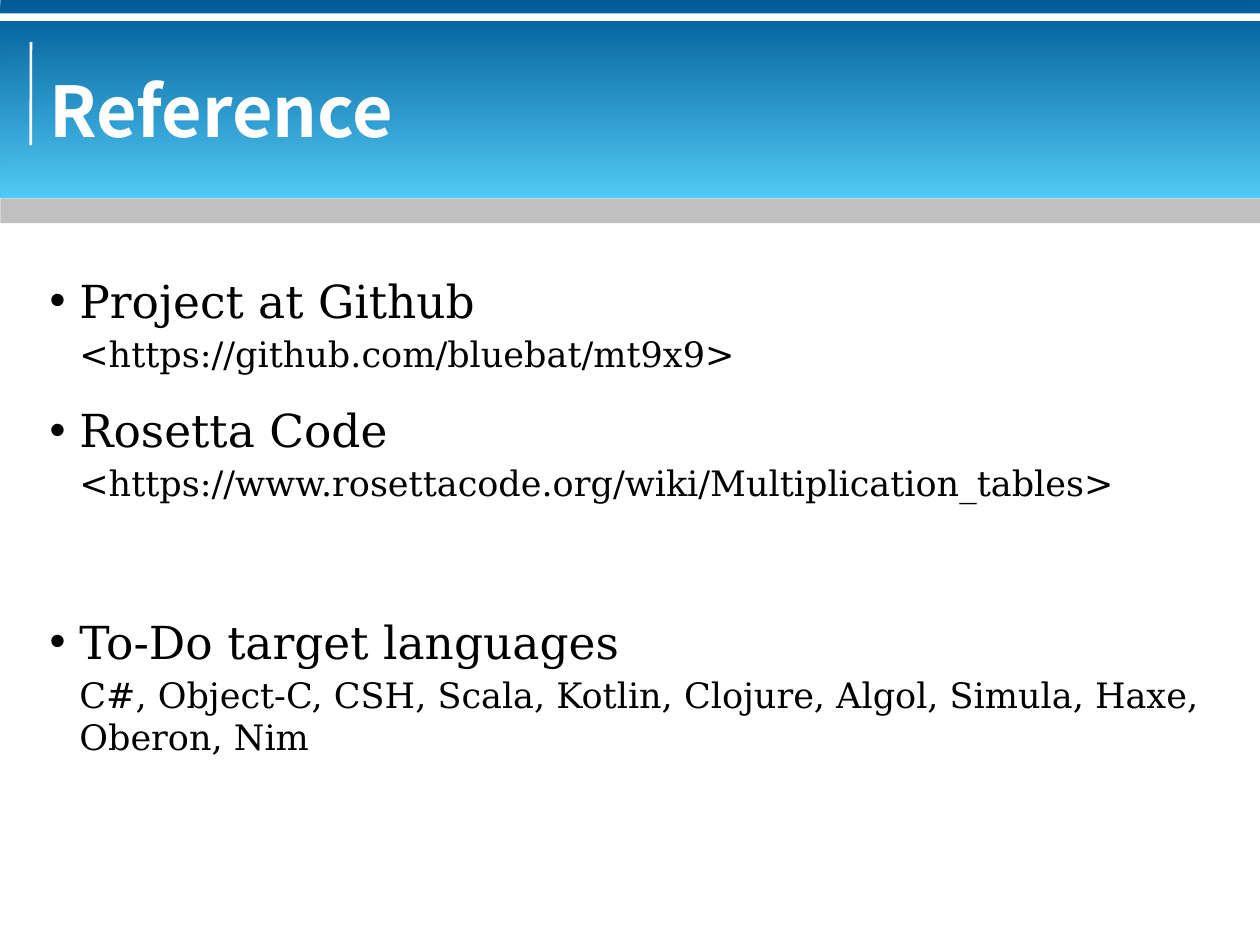
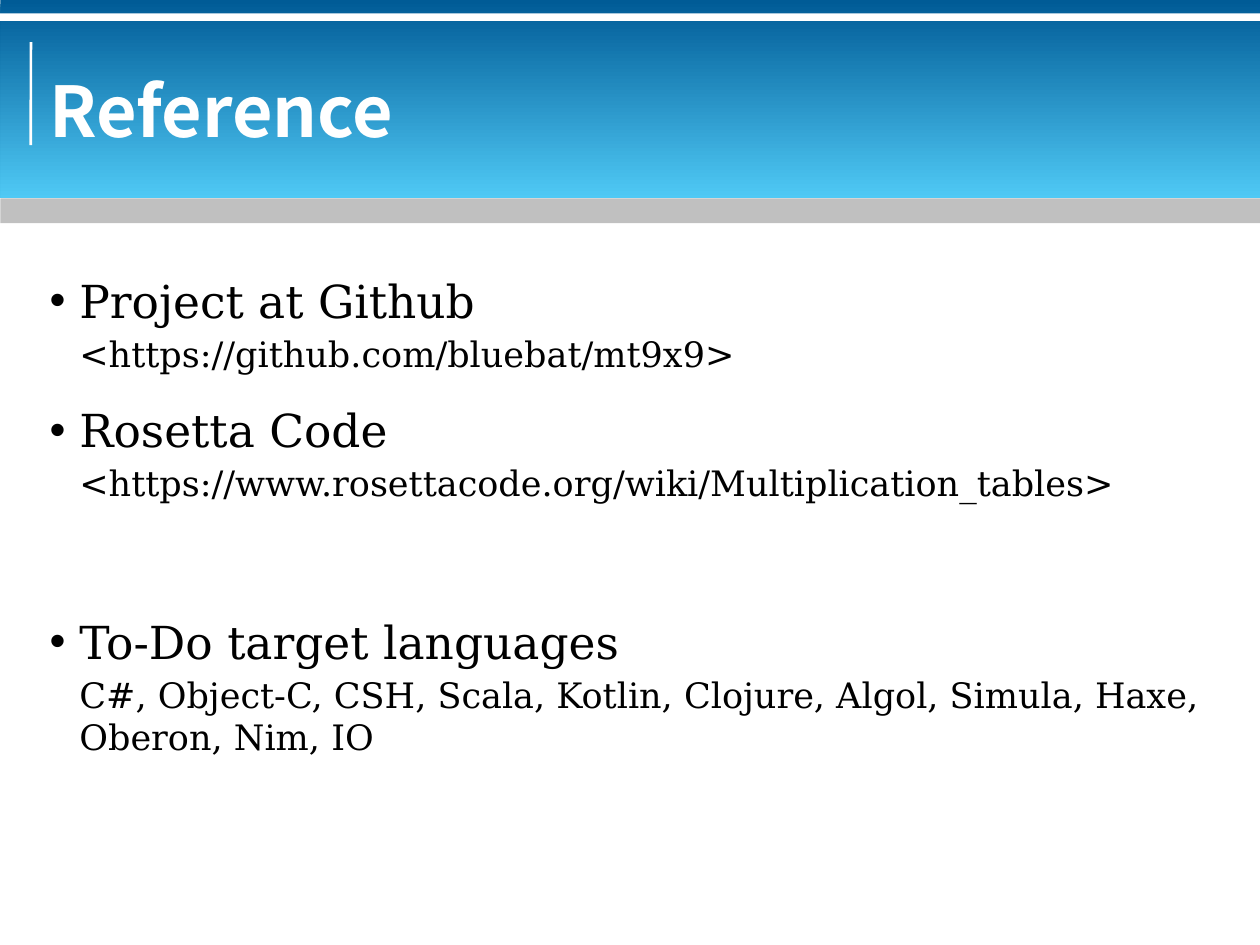
Before and after one commit to bluebat/.presentations, a slide deck: slide 23 of multiplication-table.odp (slide 22 before the commit). Drawn at 1260x945 pixels with LibreOffice and Linux fonts; fonts in the diff are those of the drawing; background and template pictures are left out. Boxes give left, top, right and bottom in pixels: in the first picture for what was removed or moved away, otherwise in the second. Text is boxed around its words. In the diff, an @@ line names an element or a change of style, - is before the commit and + after.

```diff
--- a/multiplication-table.odp
+++ b/multiplication-table.odp
@@ text at (x1=79, y1=681, x2=1198, y2=755): text changed @@
-C#, Object-C, CSH, Scala, Kotlin, Clojure, Algol, Simula, Haxe, Oberon, Nim
+C#, Object-C, CSH, Scala, Kotlin, Clojure, Algol, Simula, Haxe, Oberon, Nim, IO
```
Also in this commit, not shown: 1 other slide changed, 1 slide added, 1 other file.
